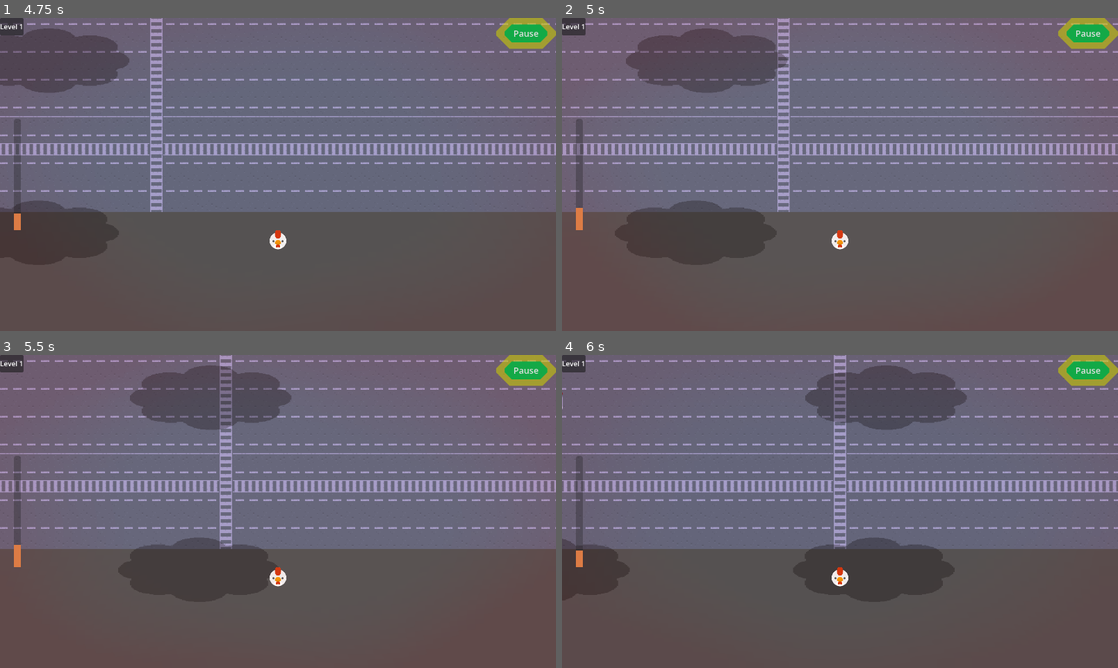
Above: before the commit, frames 1-4 (two rows, left to right).
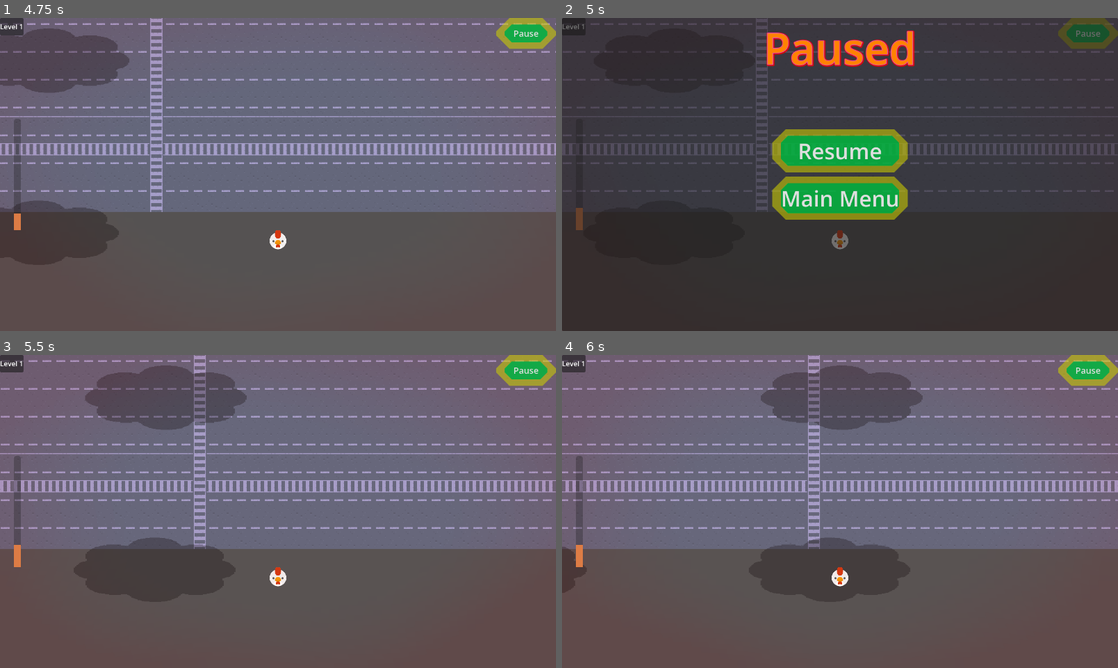
Above: after the commit, the same moments.

Repository: Tomohawk35/ChickenRunner
Game: Godot game, scene res://main_scenes/main_menu/main_menu.tscn
Two runs of this game, one before a commit and one after it. Both use one fixed random seed, a clock stepped at 60 frames per second and the inputs below.
Inputs (mouse positions are in pixels of both pictures, inside the frame that each line leads up to):
- Up to frame 1 (4.75 s): click "Start Game" at 0.5 s; move the mouse to (400, 158) at 1.27 s; hold D (right) 1.28-2.03 s; move the mouse to (166, 190) at 2.02 s; hold S (down) 2.03-2.78 s; move the mouse to (333, 105) at 2.77 s; hold D (right) 2.78-3.53 s; move the mouse to (250, 237) at 3.52 s; hold W (up) 3.53-4.28 s; move the mouse to (444, 221) at 4.27 s; hold A (left) from 4.28 s (still down)
- Up to frame 2 (5 s): keep holding A (left); tap Escape (escape) at 4.9 s
- Up to frame 3 (5.5 s): release A (left) at 5 s; click (278, 486) at 5 s, where only the run after the commit has a clickable "Resume"
- Up to frame 4 (6 s): move the mouse to (673, 464) at 5.77 s; hold A (left) from 5.78 s (still down)

Frame 1 is identical in both runs. In frame 2, 98% of the frame differs, in the area x 0-100%, y 0-100%; in frame 3, 8.0%; in frame 4, 10%.

Commit message:
Added escape button as input for open/close pause menu

Diff:
--- a/chicken-runner/main_scenes/pause_menu/pause_menu.gd
+++ b/chicken-runner/main_scenes/pause_menu/pause_menu.gd
@@ -8,10 +8,23 @@
 	resume.pressed.connect(_on_resume_button_pressed)
 	backto_menu.pressed.connect(_on_back_to_menu_pressed)
 
+func _input(event: InputEvent) -> void:
+	if event.is_action_pressed("escape"):
+		if !visible:
+			open()
+		else:
+			close()
 
 func _on_resume_button_pressed() -> void:
-	get_tree().paused = false
-	hide()
+	close()
 
 func _on_back_to_menu_pressed() -> void:
 	GameManager.change_scene("main_menu")
+
+func open() -> void:
+	get_tree().paused = true
+	show()
+
+func close() -> void:
+	get_tree().paused = false
+	hide()
--- a/chicken-runner/main_scenes/player_hud/player_hud.gd
+++ b/chicken-runner/main_scenes/player_hud/player_hud.gd
@@ -25,6 +25,8 @@
 		else:
 			GameManager.increase_heat(HEAT_GAIN_AMOUNT)
 
+
+
 func _on_heat_changed(value: float) -> void:
 	temperature_meter.set_value_no_signal(value)
 
